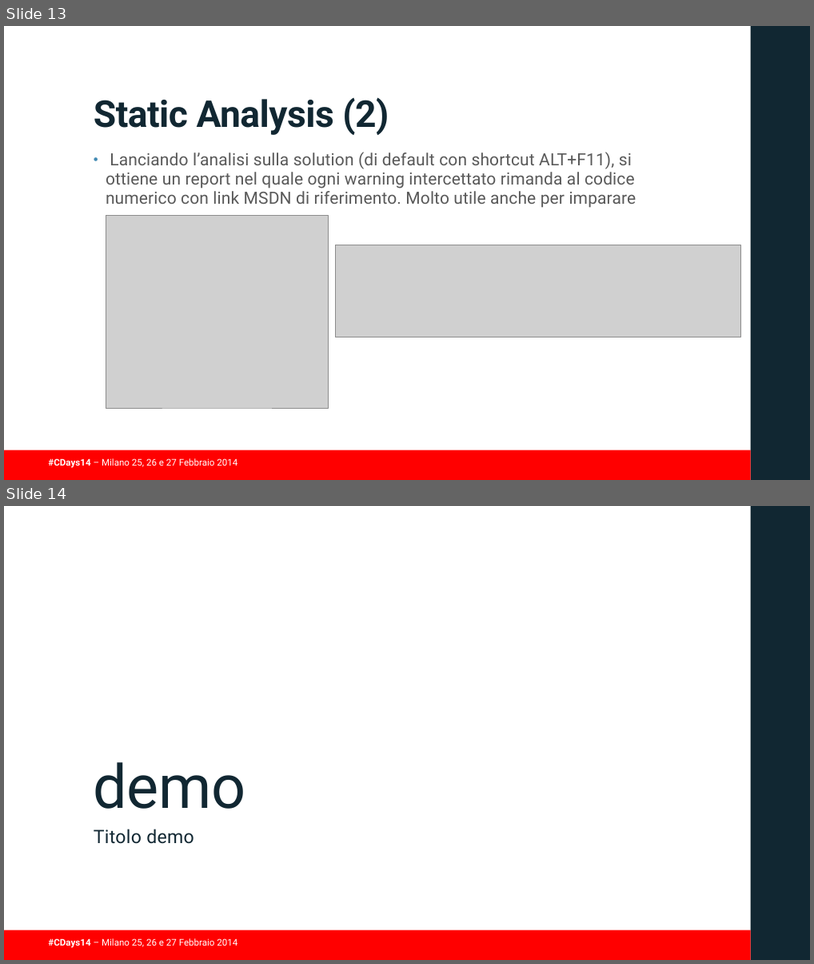
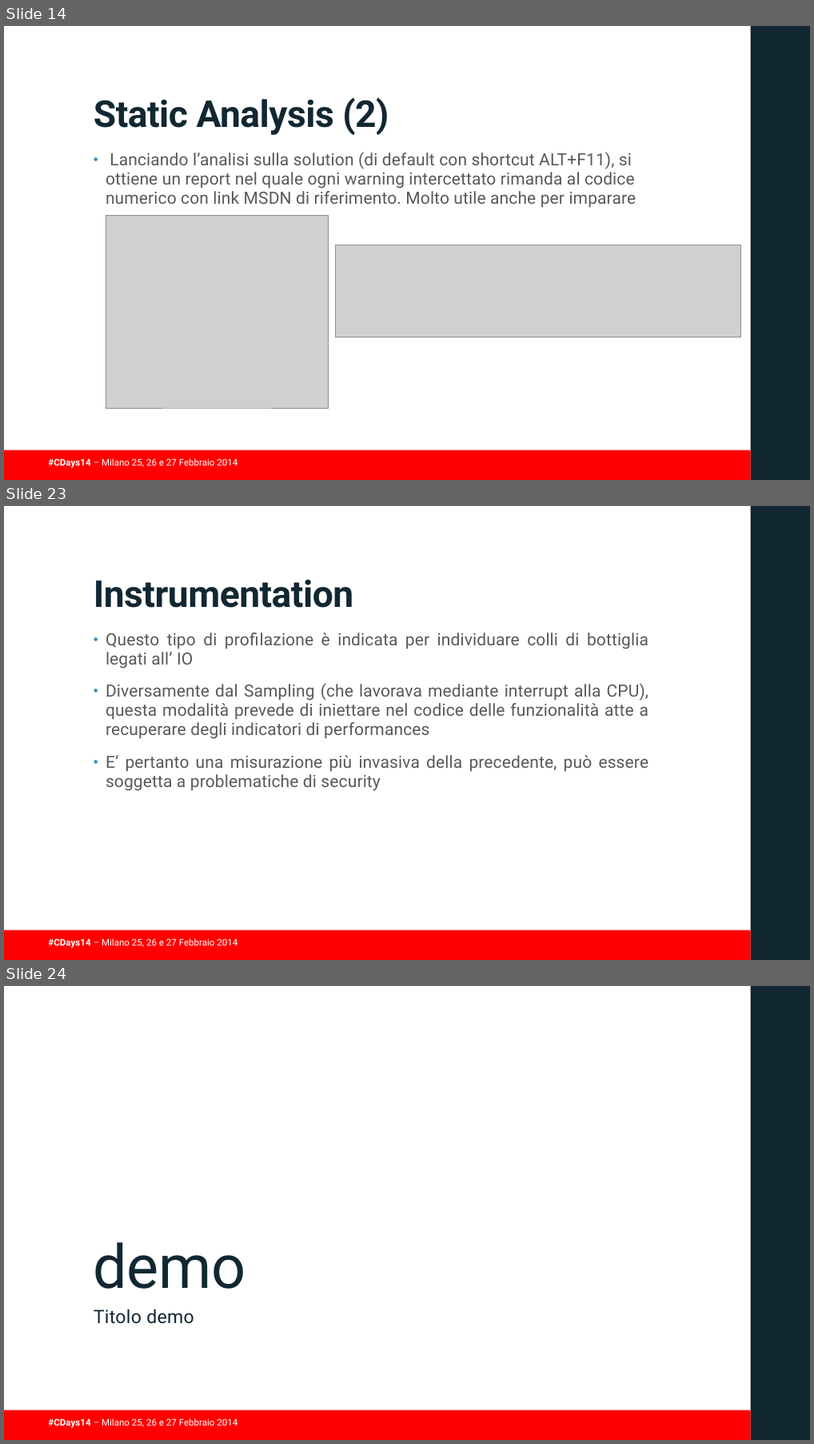
Before and after one commit to guidop/CDays14, a slide deck: presentazioneCDAYS2014.pptx. Shown one above the other, each under a label of ours: slides 13 and 14 before the commit, slides 14, 23 and 24 after it; the slides between them are not shown. The pictures are 814x964 and 814x1444 pixels, drawn with LibreOffice and Linux fonts; fonts in the diff are those of the drawing; grey boxes stand for pictures; background and template pictures are left out. Boxes give left, top, right and bottom in pixels: in the first picture for what was removed or moved away, otherwise in the second. Text is boxed around its words. In the diff, an @@ line names an element or a change of style, - is before the commit and + after.

```diff
--- a/presentazioneCDAYS2014.pptx
+++ b/presentazioneCDAYS2014.pptx
@@ slide 23 added at (4, 506, 810, 960), background #FFFFFF; not listed: 3 template elements that a slide beside it also shows @@
@@ title added at (94, 580, 354, 608), 44 pt, text #112732, bold @@
+Instrumentation
@@ text added at (106, 632, 650, 791), 20 pt, text #595959 @@
+• Questo tipo di profilazione è indicata per individuare colli di bottiglia legati all’ IO
+• Diversamente dal Sampling (che lavorava mediante interrupt alla CPU), questa modalità prevede di iniettare nel codice delle funzionalità atte a recuperare degli indicatori di performances
+• E’ pertanto una misurazione più invasiva della precedente, può essere soggetta a problematiche di security
@@ what was slide 13 is now slide 14 @@
@@ what was slide 14 is now slide 24 @@
```
Also in this commit, not shown: 1 slide changed, 9 other slides added.
